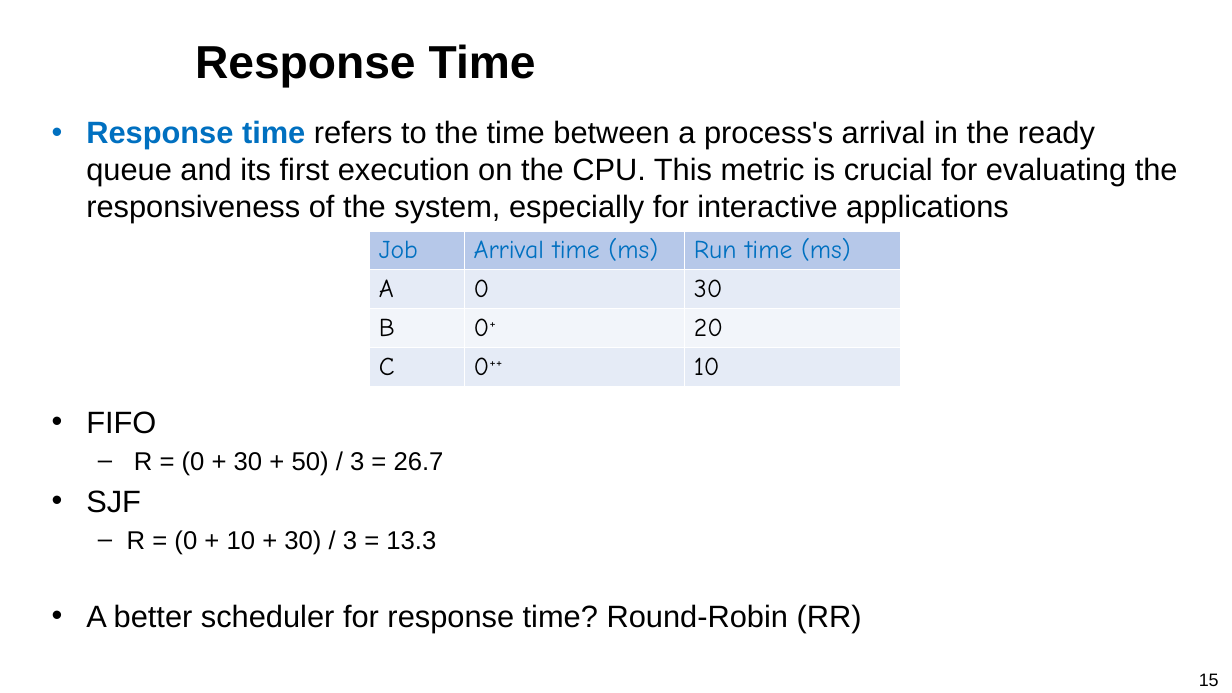
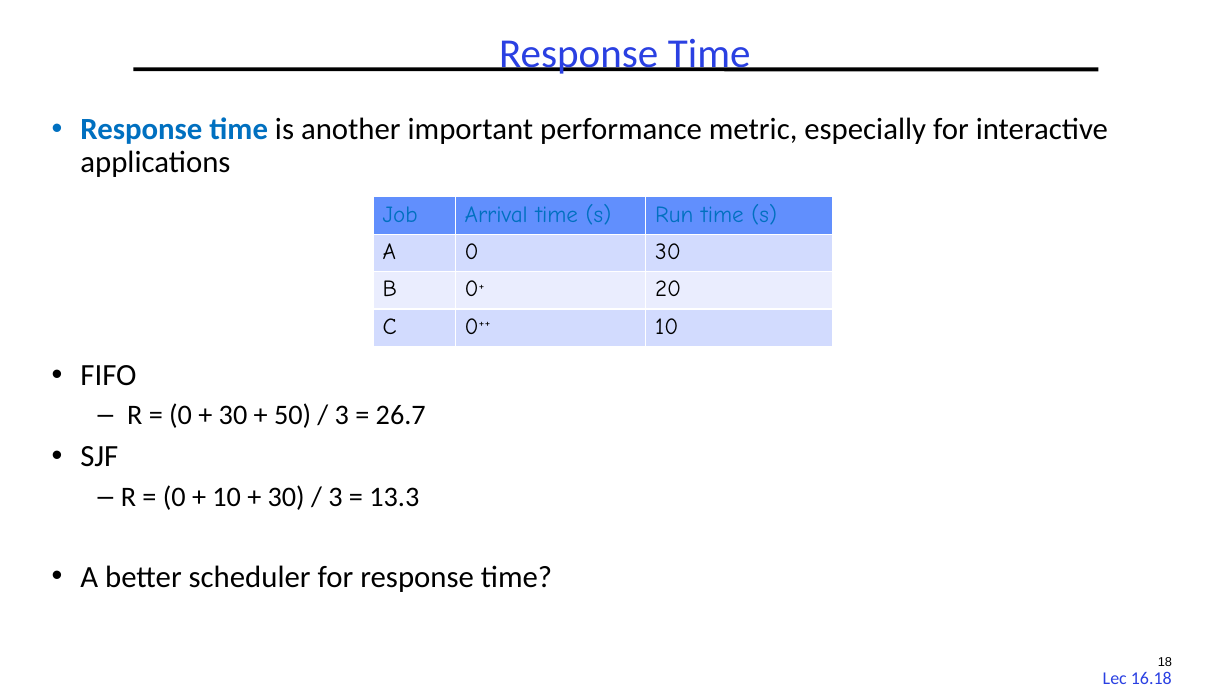
Before and after one commit to guhofstra/CSC256Fa25, a slide deck: slide 18 of PPTs/L3 Scheduling.pptx (slide 15 before the commit). Drawn at 1232x693 pixels with LibreOffice and Linux fonts; fonts in the diff are those of the drawing. Boxes give left, top, right and bottom in pixels: in the first picture for what was removed or moved away, otherwise in the second. Text is boxed around its words. In the diff, an @@ line names an element or a change of style, - is before the commit and + after.

```diff
--- a/PPTs/L3 Scheduling.pptx
+++ b/PPTs/L3 Scheduling.pptx
@@ title "Response Time" at bbox=[499, 38, 751, 74]: size 36 to 32 pt, font Arial to Calibri, text colour #000000 to #2A40E2, bold off; alignment left to centre; line spacing 1 to 0.9 @@
@@ line added from (133, 69) to (1099, 69), #000000 3 pt @@
@@ text at bbox=[80, 117, 1108, 177]: text changed; font Arial to Calibri @@
-• Response time refers to the time between a process's arrival in the ready queue and its first execution on the CPU. This metric is crucial for evaluating the responsiveness of the system, especially for interactive applications
+• Response time is another important performance metric, especially for interactive applications
@@ table at bbox=[373, 197, 833, 347] @@
-row 1, column 2: Arrival time (ms)
+row 1, column 2: Arrival time (s)
-row 1, column 3: Run time (ms)
+row 1, column 3: Run time (s)
@@ fill #B6C8E9 to #618FFD in row 1 @@
@@ fill #E5EBF7 to #D2DBFE in 6 cells @@
@@ fill #F3F5FB to #EAEEFF in row 3 @@
@@ size 20 to 18 pt in "Job", "A", "0", "30" and 6 more places @@
@@ table: place and size @@
-table at bbox=[370, 231, 901, 391]
+table at bbox=[373, 197, 833, 347]
@@ text at bbox=[80, 365, 426, 510]: font Arial to Calibri in "FIFO", "R = (0 + 30 + 50) ...", "SJF", "R = (0 + 10 + 30) ..."; size 20 to 22 pt in "R = (0 + 30 + 50) ...", "R = (0 + 10 + 30) ..."; indent changed; line spacing 1 to 0.9; more space between paragraphs @@
@@ text at bbox=[80, 565, 552, 592]: text changed; font Arial to Calibri @@
-• A better scheduler for response time? Round-Robin (RR)
+• A better scheduler for response time?
@@ page number added at bbox=[1158, 657, 1172, 666], 10 pt, text #000000 @@
+18
@@ page number added at bbox=[1103, 671, 1172, 684], 14 pt, text #2A40E2 @@
+Lec 16.18
@@ page number removed at bbox=[1199, 673, 1219, 686] @@
-15
```
Also in this commit, not shown: 41 other slides changed, 3 slides added, 13 other files.
